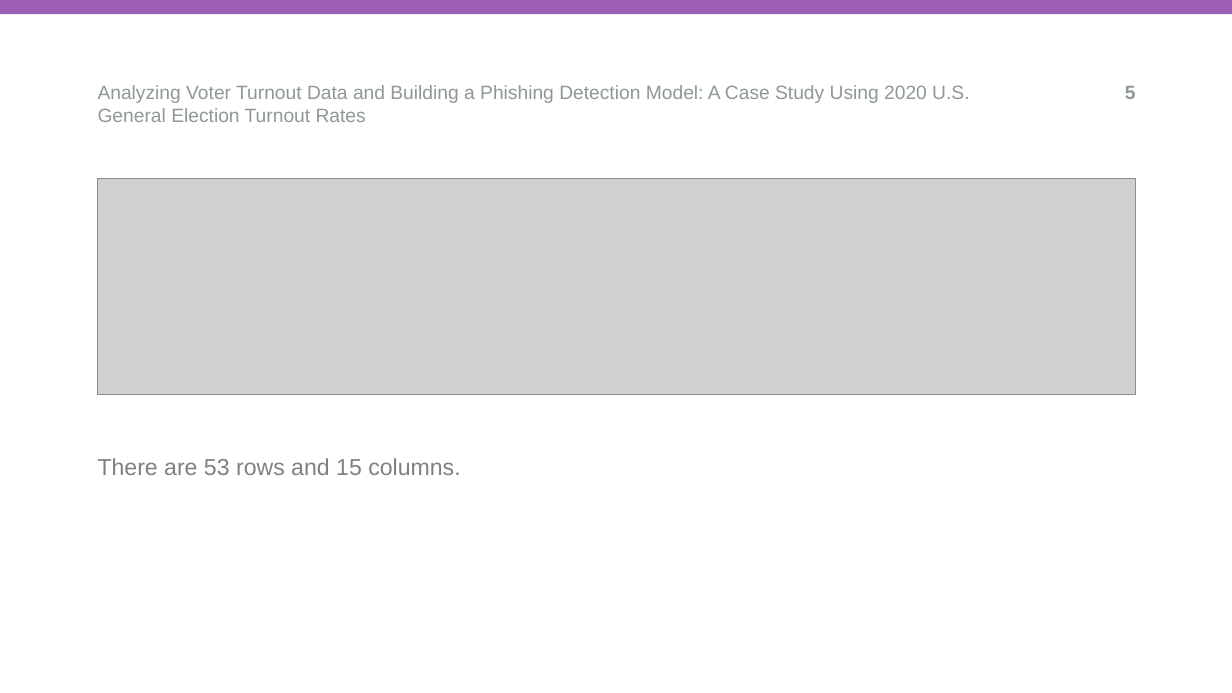
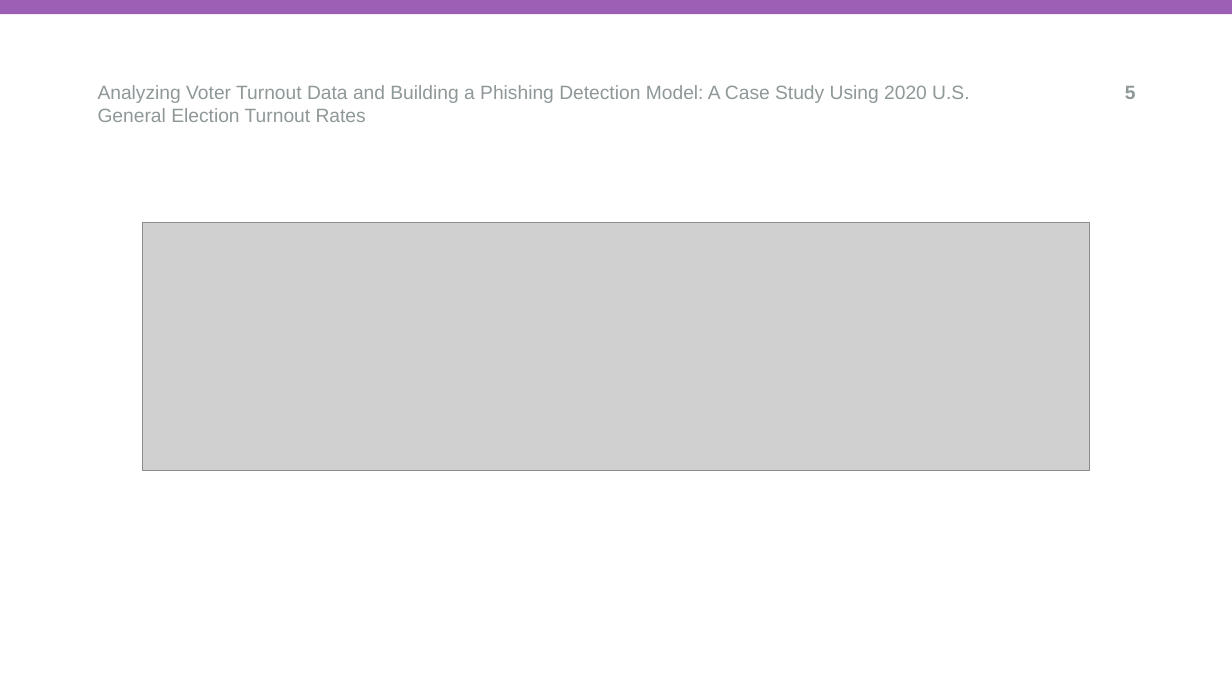
Before and after one commit to ChandrakanthPugalenthi/A-231, a slide deck: slide 5 of Research question/reseach_question_presentation.pptx. Drawn at 1232x693 pixels with LibreOffice and Linux fonts; fonts in the diff are those of the drawing; grey boxes stand for pictures; background and template pictures are left out. Boxes give left, top, right and bottom in pixels: in the first picture for what was removed or moved away, otherwise in the second. Text is boxed around its words. In the diff, an @@ line names an element or a change of style, - is before the commit and + after.

```diff
--- a/Research question/reseach_question_presentation.pptx
+++ b/Research question/reseach_question_presentation.pptx
@@ picture: place and size @@
-picture at bbox=[98, 178, 1137, 395]
+picture at bbox=[142, 223, 1090, 470]
@@ text removed at bbox=[98, 458, 460, 475] @@
-There are 53 rows and 15 columns.
```
Also in this commit, not shown: 2 other slides changed, 2 slides removed.
